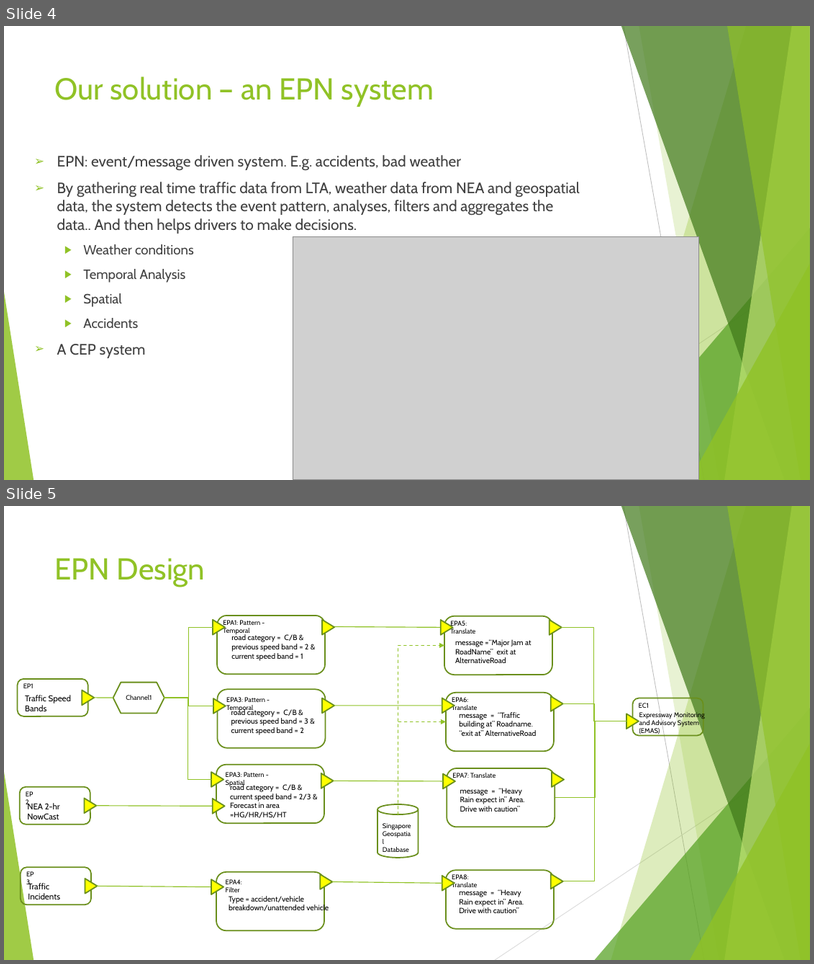
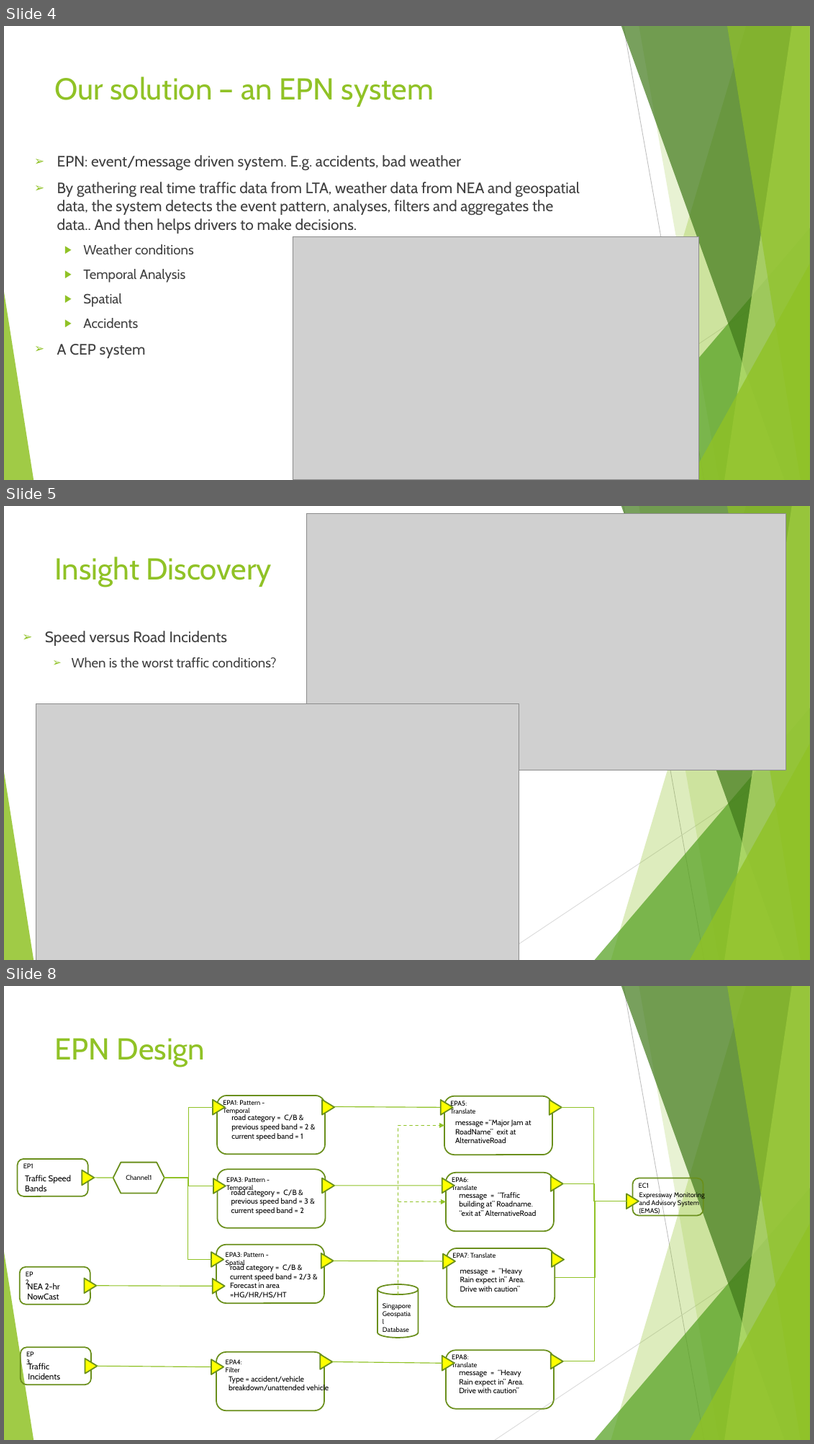
Before and after one commit to arynchoong/MTech-KE-SMID, a slide deck: reports/Traffic Jam Preventer System.pptx. Shown one above the other, each under a label of ours: slides 4 and 5 before the commit, slides 4, 5 and 8 after it; the slides between them are not shown. The pictures are 814x964 and 814x1444 pixels, drawn with LibreOffice and Linux fonts; fonts in the diff are those of the drawing; grey boxes stand for pictures. Boxes give left, top, right and bottom in pixels: in the first picture for what was removed or moved away, otherwise in the second. Text is boxed around its words. In the diff, an @@ line names an element or a change of style, - is before the commit and + after.

Commit message:
Tableau screenshots added

```diff
--- a/reports/Traffic Jam Preventer System.pptx
+++ b/reports/Traffic Jam Preventer System.pptx
@@ slide 5 added at box(4, 506, 810, 960), background #FFFFFF; not listed: 10 template elements that a slide beside it also shows @@
@@ picture added at box(307, 513, 786, 770) @@
@@ title added at box(55, 556, 272, 587), 36 pt, text #90C226 @@
+Insight Discovery
@@ text added at box(45, 631, 276, 667), 16 pt, text #404040 @@
+➢ Speed versus Road Incidents
+  ➢ When is the worst traffic conditions?
@@ picture added at box(36, 704, 519, 960) @@
@@ what was slide 5 is now slide 8 @@
```
Also in this commit, not shown: 2 slides changed, 2 other slides added.
